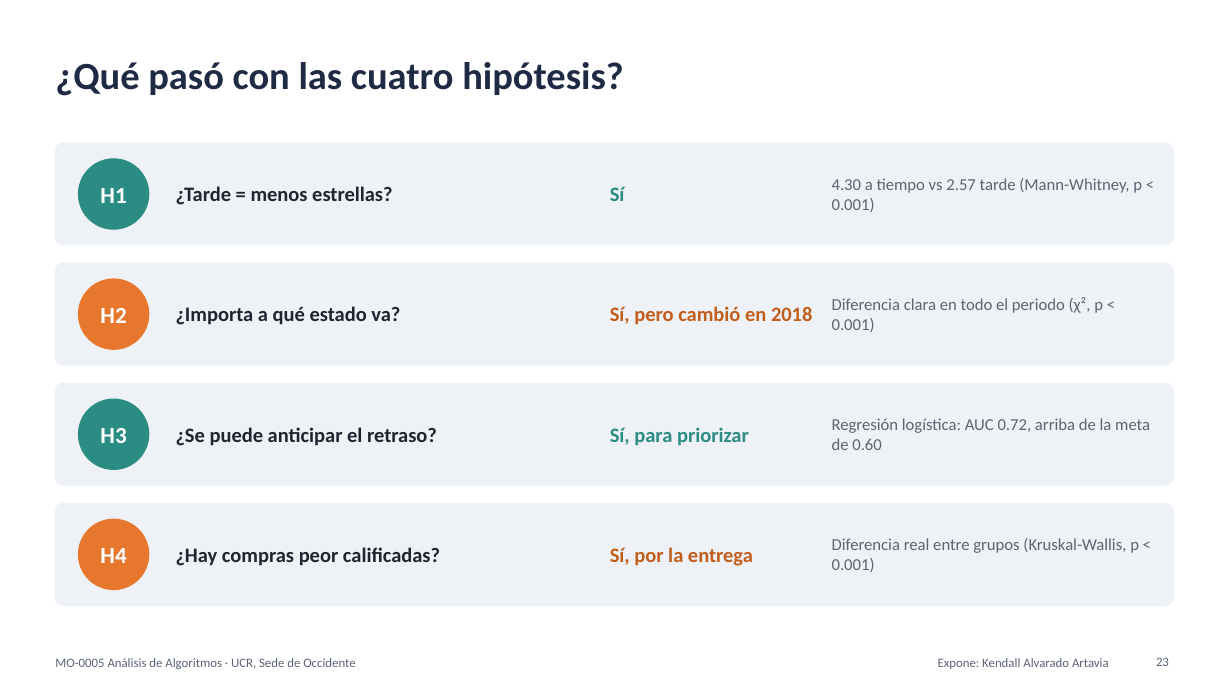
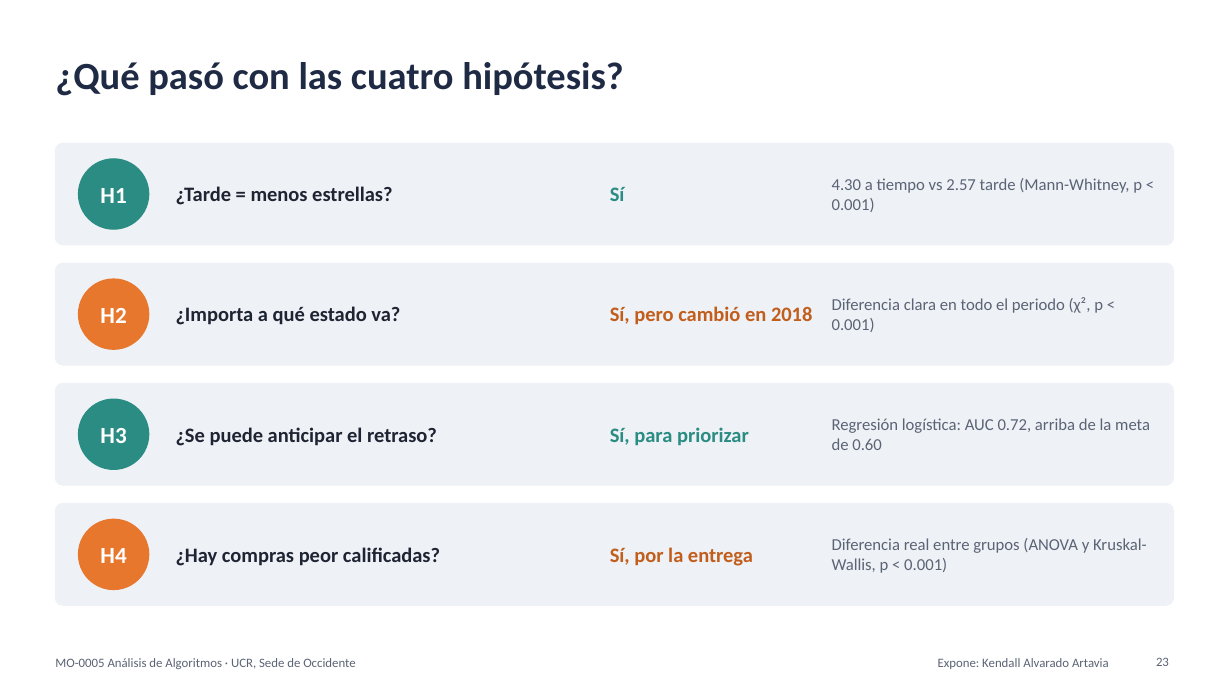
Before and after one commit to FerretoDev/mo0005-ecommerce-ml, a slide deck: slide 23 of presentacion/presentacion.pptx. Drawn at 1232x693 pixels with LibreOffice and Linux fonts; fonts in the diff are those of the drawing. Boxes give left, top, right and bottom in pixels: in the first picture for what was removed or moved away, otherwise in the second. Text is boxed around its words. In the diff, an @@ line names an element or a change of style, - is before the commit and + after.

```diff
--- a/presentacion/presentacion.pptx
+++ b/presentacion/presentacion.pptx
@@ text at [832, 538, 1147, 573]: text changed @@
-Diferencia real entre grupos (Kruskal-Wallis, p < 0.001)
+Diferencia real entre grupos (ANOVA y Kruskal-Wallis, p < 0.001)
```
Also in this commit, not shown: 19 other slides changed, 7 other files.
